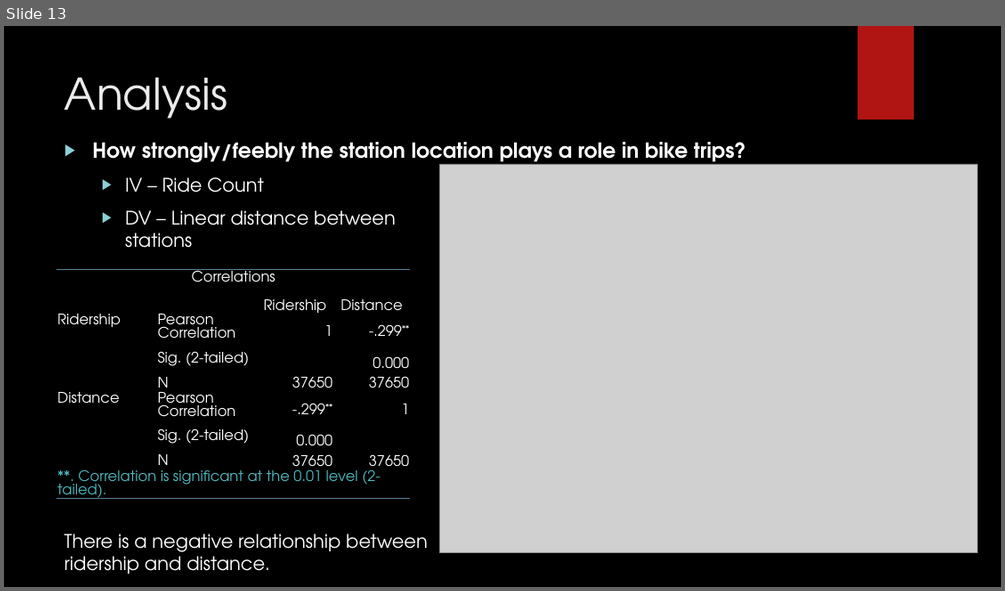
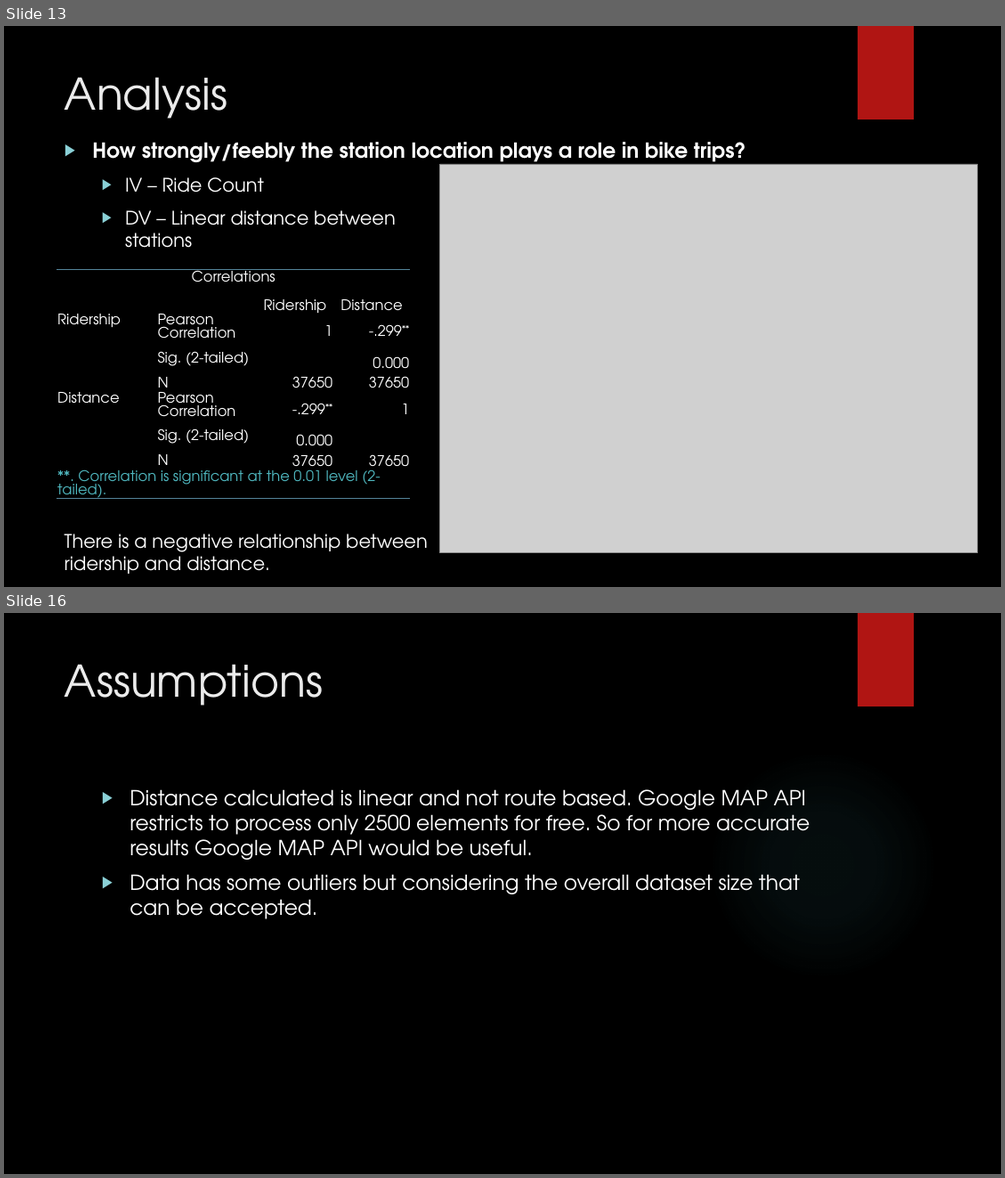
Before and after one commit to AniKarenina/INFM600_Fabulous, a slide deck: INFM600_0201_Fabulous_Presentation/INFM600_0201_Fabulous_Projet_Presentation.pptx. Shown one above the other, each under a label of ours: slide 13 before the commit, slides 13 and 16 after it; the slides between them are not shown. The pictures are 1005x591 and 1005x1178 pixels, drawn with LibreOffice and Linux fonts; fonts in the diff are those of the drawing; grey boxes stand for pictures; background and template pictures are left out. Boxes give left, top, right and bottom in pixels: in the first picture for what was removed or moved away, otherwise in the second. Text is boxed around its words. In the diff, an @@ line names an element or a change of style, - is before the commit and + after.

```diff
--- a/INFM600_0201_Fabulous_Presentation/INFM600_0201_Fabulous_Projet_Presentation.pptx
+++ b/INFM600_0201_Fabulous_Presentation/INFM600_0201_Fabulous_Projet_Presentation.pptx
@@ slide 16 added at (x1=4, y1=613, x2=1001, y2=1174), background picture (left out); not listed: 2 template elements that a slide beside it also shows @@
@@ title added at (x1=65, y1=664, x2=323, y2=706), 42 pt, text #EBEBEB @@
+Assumptions
@@ text added at (x1=129, y1=789, x2=809, y2=919), 20 pt, text #FFFFFF @@
+▶ Distance calculated is linear and not route based. Google MAP API restricts to process only 2500 elements for free. So for more accurate results Google MAP API would be useful.
+▶ Data has some outliers but considering the overall dataset size that can be accepted.
```
Also in this commit, not shown: 5 slides changed, 4 other slides added, 1 slide removed.
